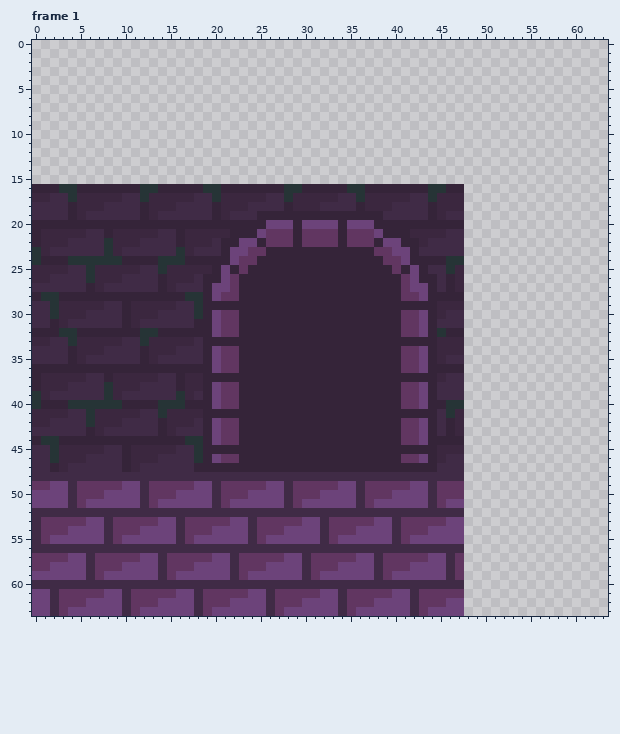
A pixel-art file gets an edit: Aseprite/Pretties.aseprite. That is the earlier state.
64x64 pixels, 19 frames. Colours within 5 levels of each other are drawn and written as one. Shown: frame 1. The commit also changed other frames, which this record leaves out.
The result:
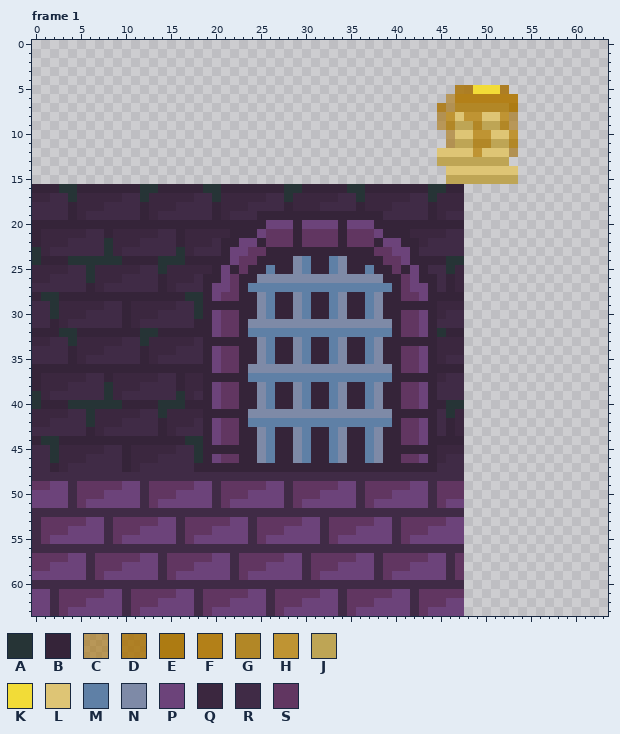
Palette (. is transparent): A #263436  B #352439  C #a9710496  D #a97104d4  E #ad7b12  F #b38018  G #b28726  H #bf9433  J #bea555  K #f2dc37  L #dec575  M #5f80a6  N #7e8aa7  P #6c437a  Q #3b273f  R #402b46  S #613661
Author's note on the commit: more title and a secret smuggled pancake
Changes in this commit:
layer "CellBars" now shown
layer "Pancake" added
Changed rows in their new state; - is an unchanged pixel.
Frame 1, layers "Pancake", "CellBars":
first column x 45:
 5 --DDKKKD-
 6 -CFFFFFFF
 7 DCGGGGGGE
 8 CHLHHLLHC
 9 CGJJGJJGC
10 -CLLHHLLH
11 -CJJGGJJG
12 LLLLHLLLC
13 JJJJJJJJ-
14 -LLLLLLLL
15 -JJJJJJJJ
first column x 24:
24 -----NM--MN-----
25 --M--NM--MN--M--
26 -NNNNNNNNNNNNNN-
27 MMMMMMMMMMMMMMMM
28 -NM--NM--MN--MN-
29 -NM--NM--MN--MN-
30 -NM--NM--MN--MN-
31 NNNNNNNNNNNNNNNN
32 MMMMMMMMMMMMMMMM
33 -NM--NM--MN--MN-
34 -NM--NM--MN--MN-
35 -NM--NM--MN--MN-
36 NNNNNNNNNNNNNNNN
37 MMMMMMMMMMMMMMMM
38 -NM--NM--MN--MN-
39 -NM--NM--MN--MN-
40 -NM--NM--MN--MN-
41 NNNNNNNNNNNNNNNN
42 MMMMMMMMMMMMMMMM
43 -NM--NM--MN--MN-
44 -NM--NM--MN--MN-
45 -NM--NM--MN--MN-
46 -NM--NM--MN--MN-
